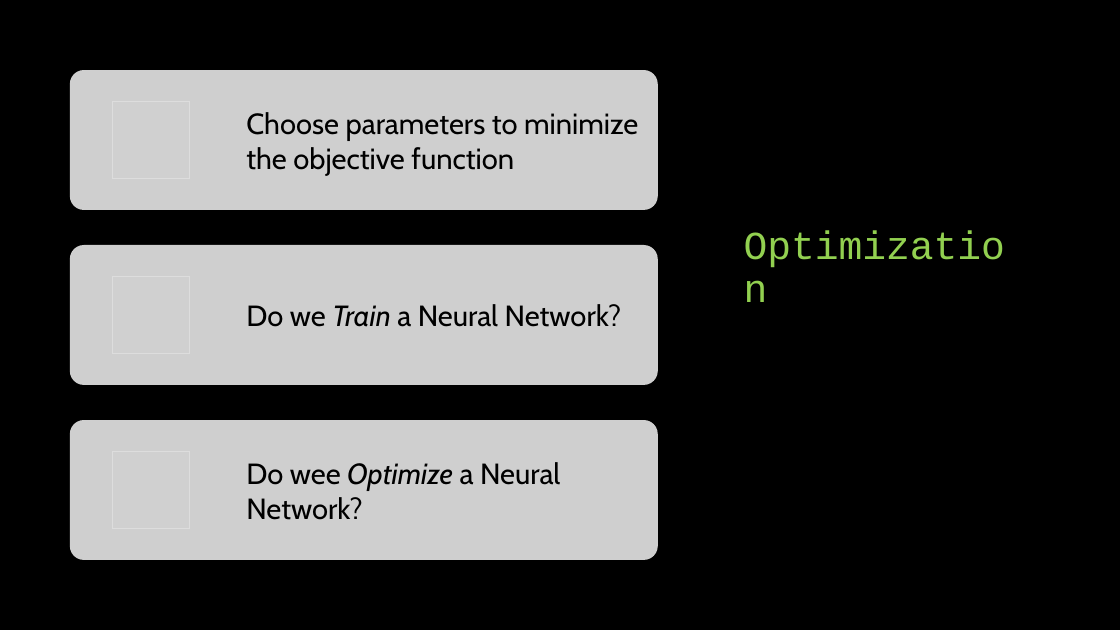
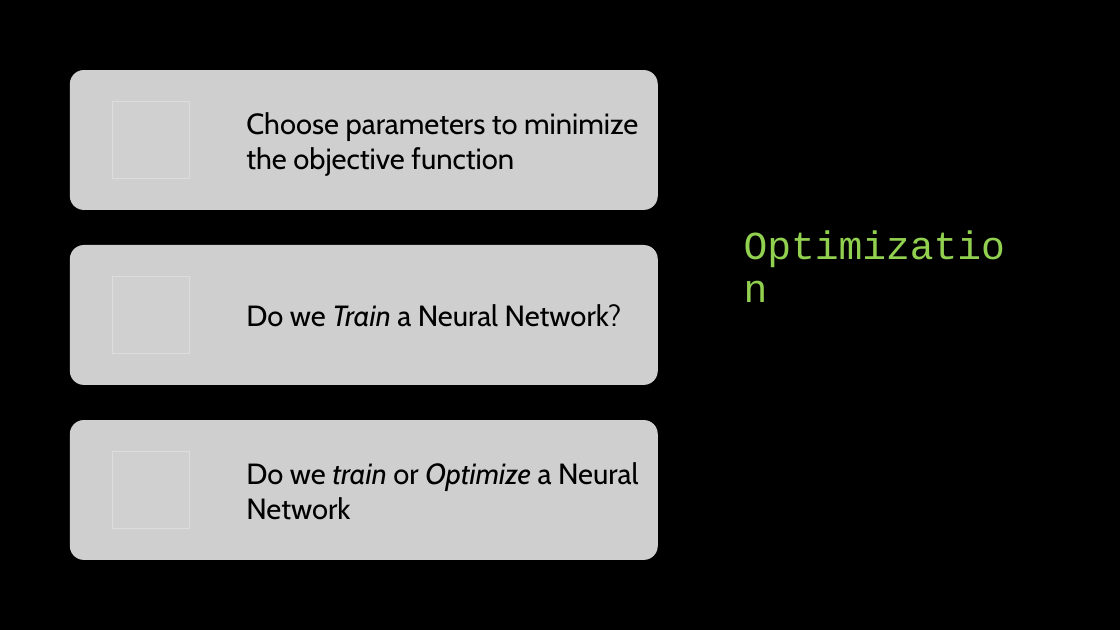
Before and after one commit to landonbuell/Buell-Senior-Thesis, a slide deck: slide 10 of Thesis/CapstonePresentaion/Classifying Chaotic Synthesizers with a Multimodal Neural Network.pptx. Drawn at 1120x630 pixels with LibreOffice and Linux fonts; fonts in the diff are those of the drawing; grey boxes stand for pictures. Boxes give left, top, right and bottom in pixels: in the first picture for what was removed or moved away, otherwise in the second. Text is boxed around its words. In the diff, an @@ line names an element or a change of style, - is before the commit and + after.

```diff
--- a/Thesis/CapstonePresentaion/Classifying Chaotic Synthesizers with a Multimodal Neural Network.pptx
+++ b/Thesis/CapstonePresentaion/Classifying Chaotic Synthesizers with a Multimodal Neural Network.pptx
@@ text at [246, 462, 638, 520]: text changed @@
-Do wee Optimize a Neural Network?
+Do we train or Optimize a Neural Network
```
Also in this commit, not shown: 2 other slides changed, 2 slides added, 3 slides removed, 2 other files.
